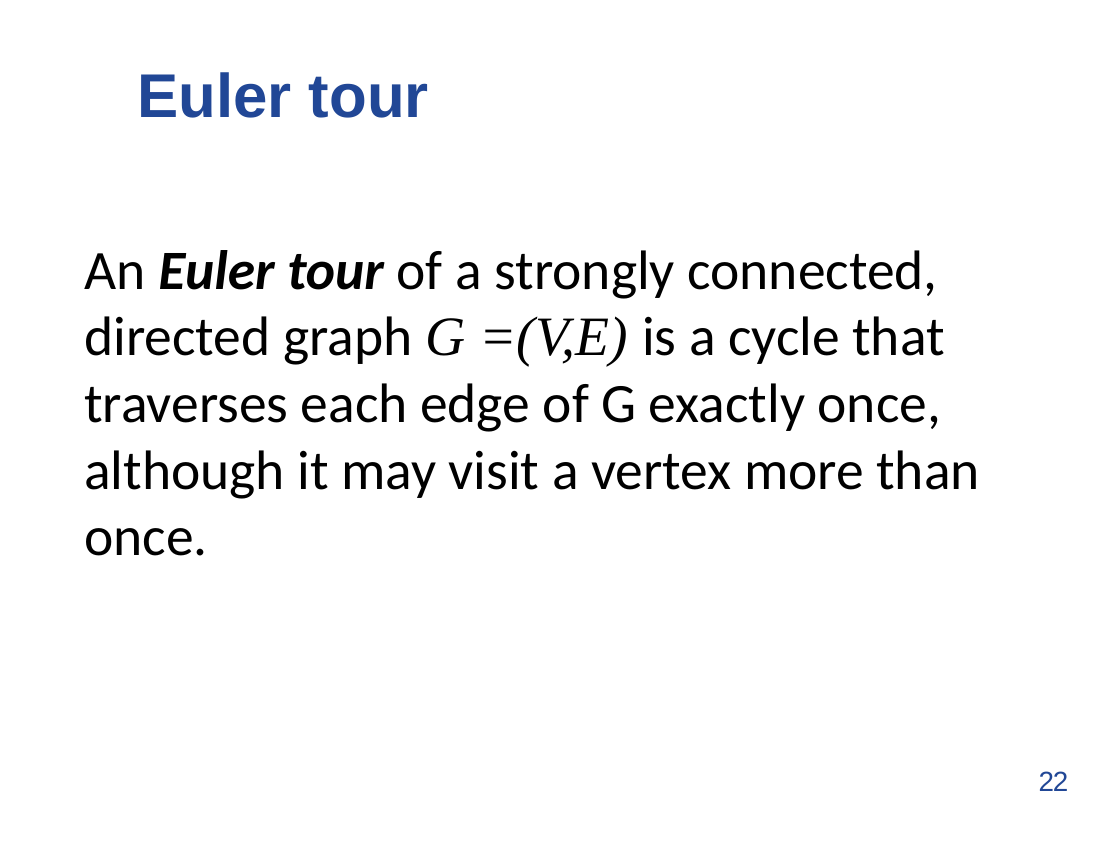
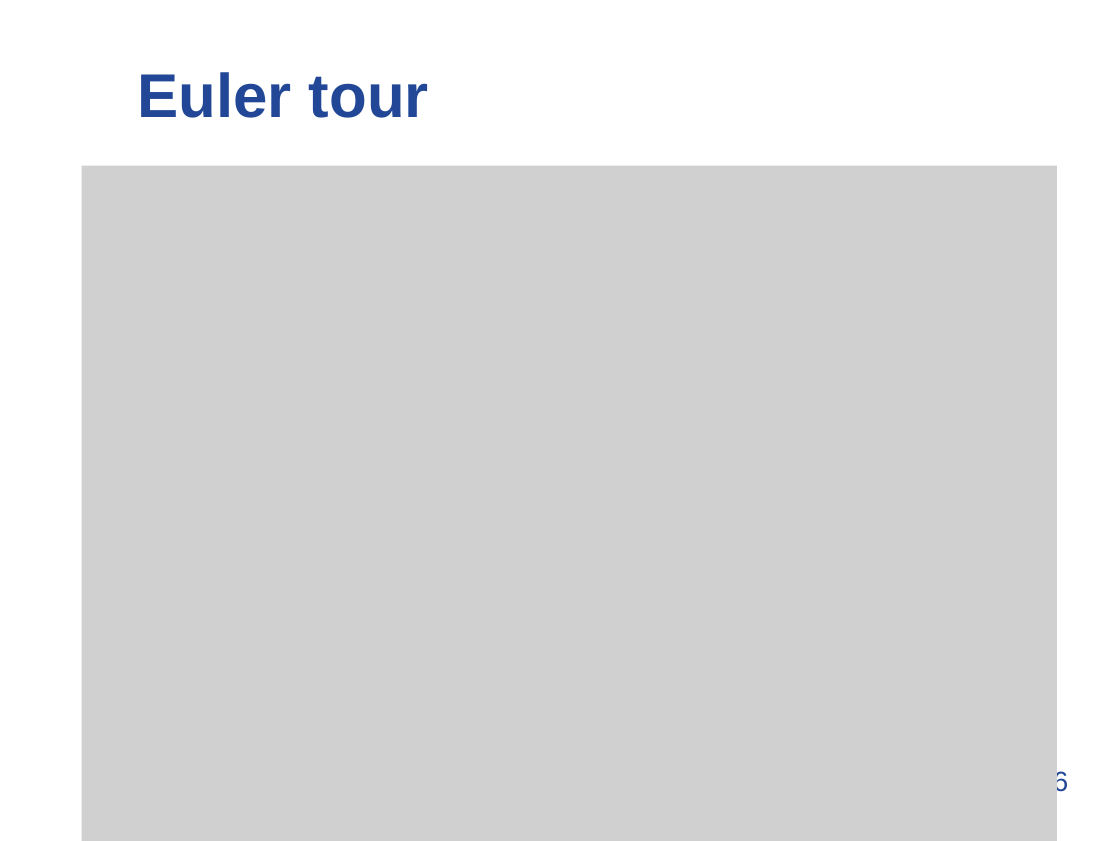
Before and after one commit to mskwon1/2019-2, a slide deck: slide 26 of 알고리즘/lecture11GraphAlgorithms.pptx (slide 22 before the commit). Drawn at 1120x841 pixels with LibreOffice and Linux fonts; fonts in the diff are those of the drawing; grey boxes stand for pictures. Boxes give left, top, right and bottom in pixels: in the first picture for what was removed or moved away, otherwise in the second. Text is boxed around its words. In the diff, an @@ line names an element or a change of style, - is before the commit and + after.

```diff
--- a/알고리즘/lecture11GraphAlgorithms.pptx
+++ b/알고리즘/lecture11GraphAlgorithms.pptx
@@ picture added at (x1=82, y1=164, x2=1058, y2=840) @@
@@ text removed at (x1=84, y1=250, x2=979, y2=556) @@
-An Euler tour of a strongly connected, directed graph G =(V,E) is a cycle that traverses each edge of G exactly once, although it may visit a vertex more than once.
@@ page number at (x1=1039, y1=769, x2=1069, y2=796): text changed @@
-22
+26
```
Also in this commit, not shown: 3 other slides changed, 5 slides added, 1 slide removed, 13 other files.
